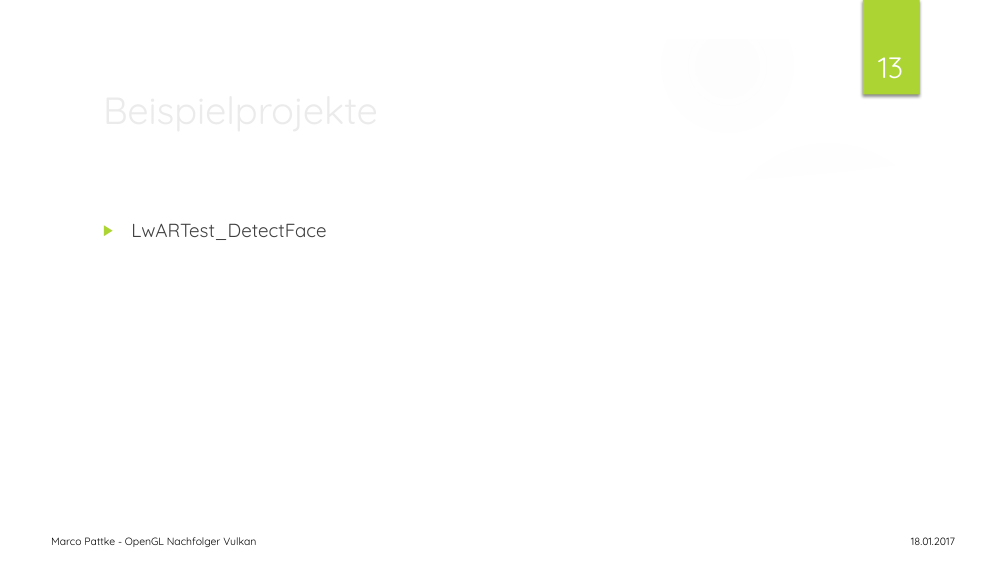
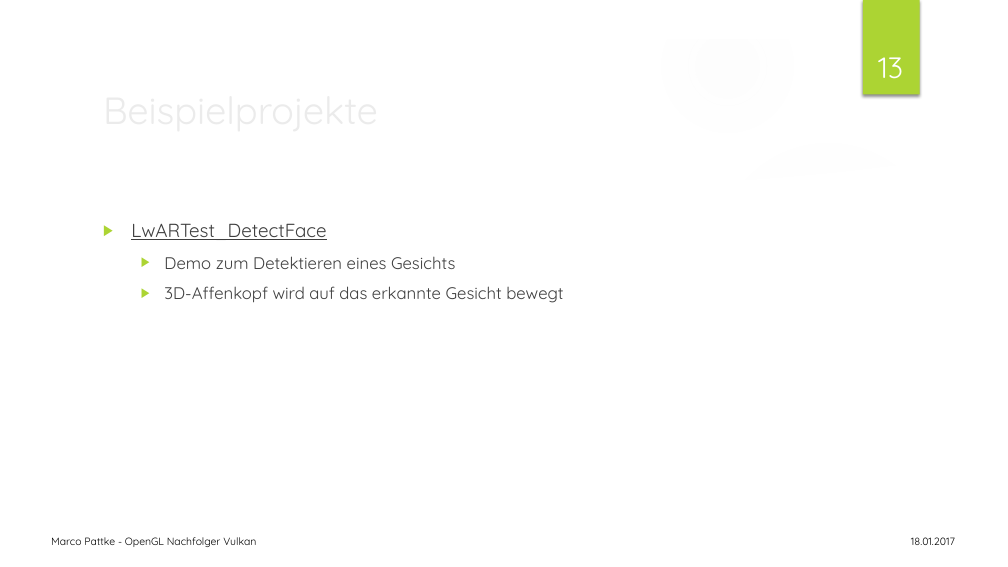
Before and after one commit to JimWest/LwAr, a slide deck: slide 13 of Docu/Präsentation_LwAR.pptx. Drawn at 1008x567 pixels with LibreOffice and Linux fonts; fonts in the diff are those of the drawing; background and template pictures are left out. Boxes give left, top, right and bottom in pixels: in the first picture for what was removed or moved away, otherwise in the second. Text is boxed around its words. In the diff, an @@ line names an element or a change of style, - is before the commit and + after.

```diff
--- a/Docu/Präsentation_LwAR.pptx
+++ b/Docu/Präsentation_LwAR.pptx
@@ text at bbox=[131, 223, 326, 240]: text colour #404040 to #3F3F3F, underline on in "LwARTest_DetectFace" @@
@@ text at bbox=[164, 256, 563, 303]: paragraphs added @@
+  ▶ Demo zum Detektieren eines Gesichts
+  ▶ 3D-Affenkopf wird auf das erkannte Gesicht bewegt
```
Also in this commit, not shown: 7 other slides changed, 31 other files.
